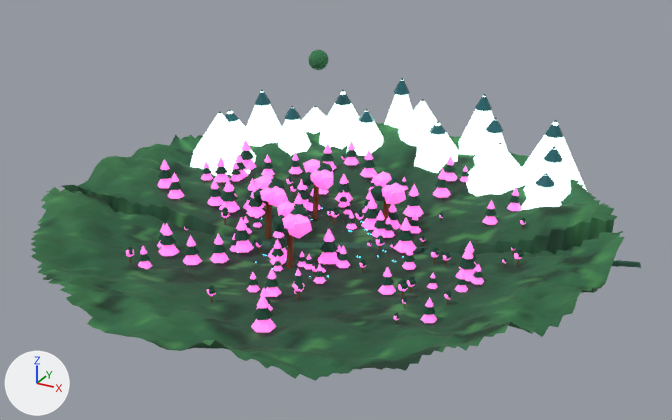
One commit to the glTF model public/models/env_guardian.glb: the scene before it, then after it.
Before and after are seen from a 50 mm camera at (105.7, -187.8, 96.5) aimed at (1.6, 1.4, 1.8). The lights are fixed; the arrows at lower left show +X, +Y and +Z. The older version comes first. Where no turn or scale is listed for an object, it has been applied to the vertices. Vertices at exactly the same position are counted once.

Names of what the first picture shows: 'env_bark', 'env_moon', 'env_mountain', 'env_pine_d', 'env_pine_l', 'env_snowcap', 'env_terrain_vc' and 1 more.
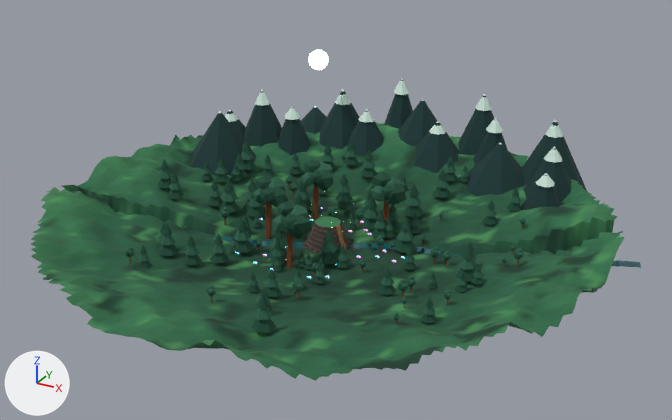
Boxes (x1, y1, x2, y2) around the edits, measured in the pictures (672 x 420 px):
'env_rock', added: after (302, 216, 355, 254)
'env_cr_moss', added: after (315, 216, 341, 227)
'env_wood', added: after (336, 225, 347, 251)
part 1 of me_sphere_078, surface changed (green to white): (308, 50, 328, 70) in both
part 2 of me_cone, surface changed (white to cyan): (190, 80, 587, 211) in both
part 3 of me_icosphere, surface changed: (126, 139, 526, 332) in both
part 4 of me_cone_001, surface changed: (219, 78, 563, 187) in both

Diff of the bpy script that builds the scene:
```diff
--- a/public/models/env_guardian.glb.py
+++ b/public/models/env_guardian.glb.py
@@ img_wood @@
+img_wood = load_image('wood', '_unpacked/wood', 512, 512, 'sRGB')
@@ img_rock @@
+img_rock = load_image('rock', '_unpacked/rock', 512, 512, 'sRGB')
@@ mat_wood @@
+mat_wood = principled_material('wood')
+mat_wood.texture = img_wood
+mat_wood.roughness = 0.75
@@ mat_rock @@
+mat_rock = principled_material('rock')
+mat_rock.texture = img_rock
+mat_rock.roughness = 1.0
@@ me_sphere_078 @@
 me_sphere_078.from_pydata(...)  # 222 vertices, 440 faces; spans x -3.0..3.0, y -3.0..3.0, z -3.0..3.0
 # used by ob_env_moon; location = (-30.0, 48.0, 26.0)
+# me_sphere_078 part 1: texture (UV) coordinates of 440 of 440 faces, centred in x -2.92..2.92, y -2.92..2.92, z -2.93..2.93, changed; they spanned u 0.09..0.09, v 0.91..0.91 and now span u 0.16..0.16, v 0.84..0.84
 me_sphere_078.materials.append(mat_palettematerial002)
@@ me_cone @@
 me_cone.from_pydata(...)  # 224 vertices, 384 faces; spans x -62.0..62.0, y -33.0..33.0, z -13.0..13.0
 # used by ob_env_mountain; location = (-8.0, 46.3, 4.2)
+# me_cone part 2: texture (UV) coordinates of 384 of 384 faces, centred in x -57.1..59.3, y -29.6..30.3, z -13.0..13.0, changed; they spanned u 0.16..0.16, v 0.84..0.84 and now span u 0.22..0.22, v 0.78..0.78
 me_cone.materials.append(mat_palettematerial001)
@@ me_icosphere @@
 me_icosphere.from_pydata(...)  # 2054 vertices, 3180 faces; spans x -51.7..51.7, y -50.2..50.2, z -8.3..8.3
 # used by ob_env_pine_d; location = (-1.2, -2.5, 1.1)
+# me_icosphere part 3: texture (UV) coordinates of 3180 of 3180 faces, centred in x -50.9..51.4, y -48.9..49.7, z -8.3..7.4, changed; they spanned u 0.34..0.34, v 0.66..0.66 and now span u 0.41..0.41, v 0.59..0.59
 me_icosphere.materials.append(mat_palettematerial001)
@@ me_cone_001 @@
 me_cone_001.from_pydata(...)  # 224 vertices, 384 faces; spans x -53.4..53.4, y -23.5..23.5, z -6.5..6.5
 # used by ob_env_snowcap; location = (-6.5, 48.0, 11.2)
+# me_cone_001 part 4: texture (UV) coordinates of 384 of 384 faces, centred in x -52.5..52.8, y -23.0..22.9, z -6.5..6.5, changed; they spanned u 0.53..0.53, v 0.47..0.47 and now span u 0.59..0.59, v 0.41..0.41
 me_cone_001.materials.append(mat_palettematerial001)
@@ me_cube_005 @@
+me_cube_005.from_pydata(...)  # 1288 vertices, 2484 faces; spans x -1.53..1.53, y -0.84..0.84, z -3.22..3.22
+me_cube_005.materials.append(mat_wood)  # picture img_wood
@@ me_cylinder_188 @@
+me_cylinder_188.from_pydata(...)  # 330 vertices, 580 faces; spans x -6.38..6.38, y -6.53..6.53, z -3.52..3.52
+me_cylinder_188.materials.append(mat_rock)  # picture img_rock
@@ me_cylinder_194 @@
+me_cylinder_194.from_pydata(...)  # a 16-sided cylinder along z spanning x -3.32..3.32, y -3.32..3.32, z -0.11..0.11
+me_cylinder_194.materials.append(mat_palettematerial001)
@@ ob_env_wood @@
+ob_env_wood = bpy.data.objects.new('env_wood', me_cube_005)
+ob_env_wood.location = (4.5, -1.2, -4.5)
@@ ob_env_rock @@
+ob_env_rock = bpy.data.objects.new('env_rock', me_cylinder_188)
+ob_env_rock.location = (0.3, 0.2, -4.7)
@@ ob_env_cr_moss @@
+ob_env_cr_moss = bpy.data.objects.new('env_cr_moss', me_cylinder_194)
+ob_env_cr_moss.location = (0.0, 0.0, -1.3)
```
